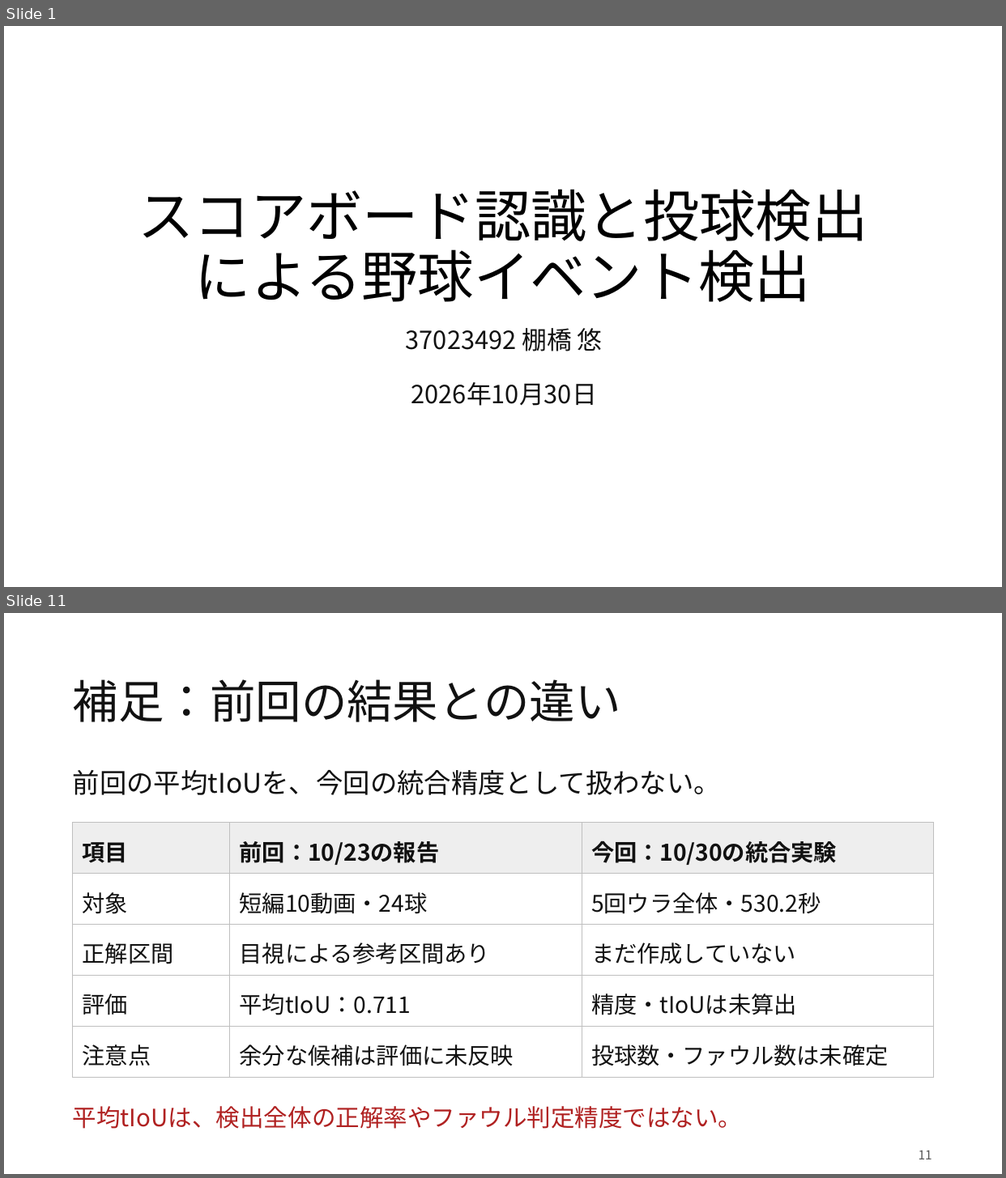
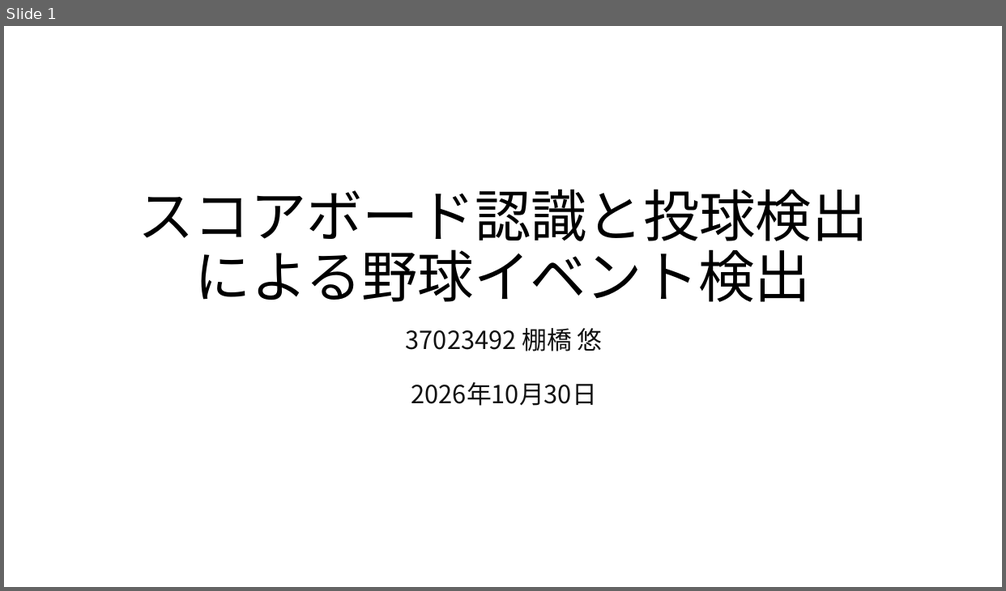
Before and after one commit to Yu-Tanahashi1226/----B-py, a slide deck: presentations/20261030/M棚橋261030.pptx. Shown one above the other, each under a label of ours: slides 1 and 11 before the commit, slide 1 after it; the slides between them are not shown. The pictures are 1006x1178 and 1006x591 pixels, drawn with LibreOffice and Linux fonts; fonts in the diff are those of the drawing. Boxes give left, top, right and bottom in pixels: in the first picture for what was removed or moved away, otherwise in the second. Text is boxed around its words. In the diff, an @@ line names an element or a change of style, - is before the commit and + after.

```diff
--- a/presentations/20261030/M棚橋261030.pptx
+++ b/presentations/20261030/M棚橋261030.pptx
@@ slide 11 removed at [4,613,1002,1174], background #FFFFFF @@
@@ title removed at [73,679,621,722] @@
-補足：前回の結果との違い
@@ text removed at [73,770,721,795] @@
-前回の平均tIoUを、今回の統合精度として扱わない。
@@ table removed at [73,823,934,1077], 5 rows, 3 columns @@
-項目 | 前回：10/23の報告 | 今回：10/30の統合実験
-対象 | 短編10動画・24球 | 5回ウラ全体・530.2秒
-正解区間 | 目視による参考区間あり | まだ作成していない
-評価 | 平均tIoU：0.711 | 精度・tIoUは未算出
-注意点 | 余分な候補は評価に未反映 | 投球数・ファウル数は未確定
@@ text removed at [73,1106,743,1129] @@
-平均tIoUは、検出全体の正解率やファウル判定精度ではない。
@@ text removed at [918,1150,932,1160] @@
-11
```
Also in this commit, not shown: 3 slides changed, 9 slides added, 7 other slides removed, 9 other files.
